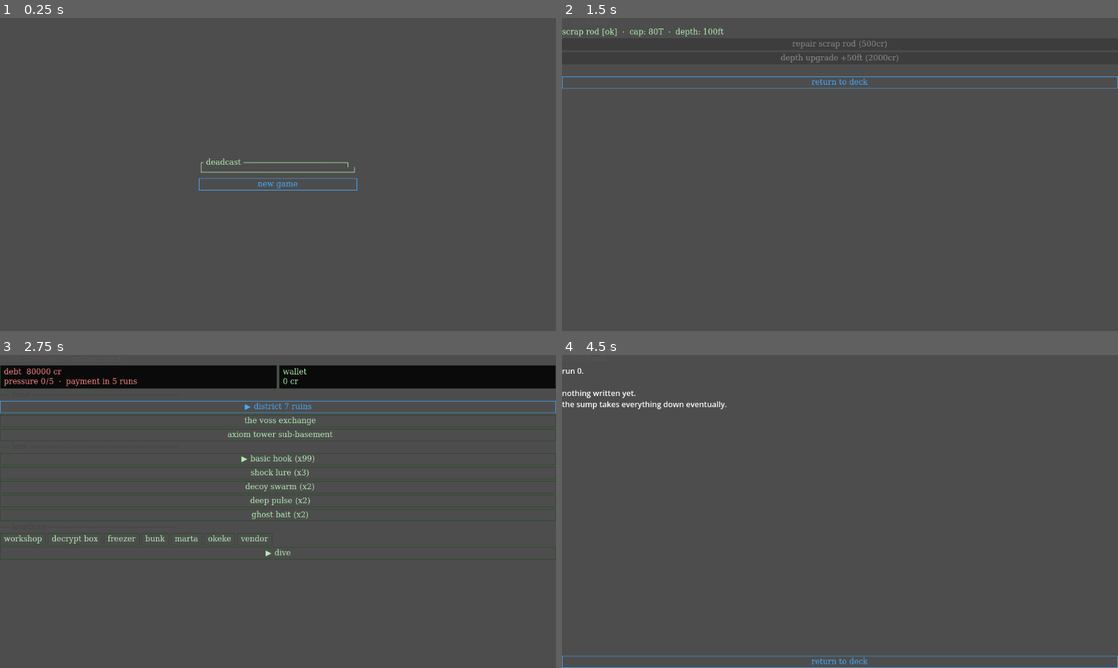
Above: before the commit, frames 1-4 (two rows, left to right).
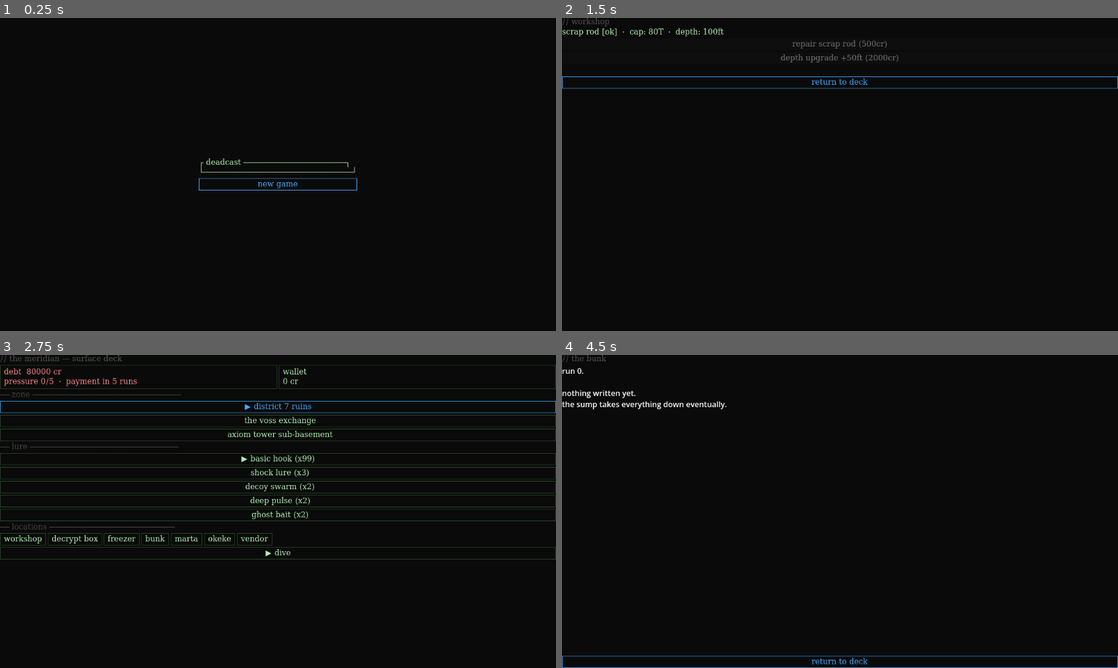
Above: after the commit, the same moments.

Repository: Teeohbee/deadcast
Game: Godot game, scene res://scenes/title_screen/TitleScreen.tscn
Two runs of this game, one before a commit and one after it. Both use one fixed random seed, a clock stepped at 60 frames per second and the inputs below.
Inputs:
- Up to frame 1 (0.25 s): no input
- Up to frame 2 (1.5 s): click "new game" at 0.5 s; click "workshop" at 1.25 s
- Up to frame 3 (2.75 s): click "return to deck" at 2 s
- Up to frame 4 (4.5 s): click "freezer" at 2.75 s; click "return to deck" at 3.5 s; click "bunk" at 4.25 s

The runs differ from the first frame. In frame 1, 100% of the frame differs, in the area x 0-100%, y 0-100%; in frame 2, 100%; in frame 3, 89%; in frame 4, 99%.

Commit message:
fix: black background via apply_background ColorRect in all standalone scenes

Diff:
--- a/autoload/UIStyle.gd
+++ b/autoload/UIStyle.gd
@@ -79,3 +79,11 @@
 
 func apply_label(label: Label, color: Color) -> void:
 	label.add_theme_color_override("font_color", color)
+
+func apply_background(node: Control) -> void:
+	var bg := ColorRect.new()
+	bg.color = COL_BG
+	bg.set_anchors_and_offsets_preset(Control.PRESET_FULL_RECT)
+	bg.mouse_filter = Control.MOUSE_FILTER_IGNORE
+	node.add_child(bg)
+	node.move_child(bg, 0)
--- a/scenes/barge_hub/BargeHub.gd
+++ b/scenes/barge_hub/BargeHub.gd
@@ -28,6 +28,7 @@
 
 func _ready() -> void:
 	self.theme = UIStyle.get_theme()
+	UIStyle.apply_background(self)
 
 	if GameState.pressure_level >= 5:
 		get_tree().change_scene_to_file("res://scenes/barge_hub/GameOver.tscn")
--- a/scenes/barge_hub/Bunk.gd
+++ b/scenes/barge_hub/Bunk.gd
@@ -6,6 +6,7 @@
 
 func _ready() -> void:
 	self.theme = UIStyle.get_theme()
+	UIStyle.apply_background(self)
 	back_button.focus_mode = Control.FOCUS_ALL
 	UIStyle.apply_button(back_button)
 	back_button.text = "return to deck"
--- a/scenes/barge_hub/DecryptBox.gd
+++ b/scenes/barge_hub/DecryptBox.gd
@@ -10,6 +10,7 @@
 
 func _ready() -> void:
 	self.theme = UIStyle.get_theme()
+	UIStyle.apply_background(self)
 	for btn in [load_button, back_button]:
 		btn.focus_mode = Control.FOCUS_ALL
 		UIStyle.apply_button(btn)
--- a/scenes/barge_hub/Freezer.gd
+++ b/scenes/barge_hub/Freezer.gd
@@ -8,6 +8,7 @@
 
 func _ready() -> void:
 	self.theme = UIStyle.get_theme()
+	UIStyle.apply_background(self)
 	for btn in [sell_button, back_button]:
 		btn.focus_mode = Control.FOCUS_ALL
 		UIStyle.apply_button(btn)
--- a/scenes/barge_hub/GameOver.gd
+++ b/scenes/barge_hub/GameOver.gd
@@ -6,6 +6,7 @@
 
 func _ready() -> void:
 	self.theme = UIStyle.get_theme()
+	UIStyle.apply_background(self)
 	UIStyle.apply_label(message_label, UIStyle.COL_DEBT)
 	return_button.focus_mode = Control.FOCUS_ALL
 	UIStyle.apply_button(return_button)
--- a/scenes/barge_hub/MartaTerminal.gd
+++ b/scenes/barge_hub/MartaTerminal.gd
@@ -9,6 +9,7 @@
 
 func _ready() -> void:
 	self.theme = UIStyle.get_theme()
+	UIStyle.apply_background(self)
 	back_button.focus_mode = Control.FOCUS_ALL
 	UIStyle.apply_button(back_button)
 	back_button.text = "disconnect"
--- a/scenes/barge_hub/OkekeShop.gd
+++ b/scenes/barge_hub/OkekeShop.gd
@@ -16,6 +16,7 @@
 
 func _ready() -> void:
 	self.theme = UIStyle.get_theme()
+	UIStyle.apply_background(self)
 	back_button.focus_mode = Control.FOCUS_ALL
 	UIStyle.apply_button(back_button)
 	back_button.text = "see you out there"
--- a/scenes/barge_hub/VendorShop.gd
+++ b/scenes/barge_hub/VendorShop.gd
@@ -20,6 +20,7 @@
 
 func _ready() -> void:
 	self.theme = UIStyle.get_theme()
+	UIStyle.apply_background(self)
 	back_button.focus_mode = Control.FOCUS_ALL
 	UIStyle.apply_button(back_button)
 	back_button.text = "return to deck"
--- a/scenes/barge_hub/Workshop.gd
+++ b/scenes/barge_hub/Workshop.gd
@@ -12,6 +12,7 @@
 
 func _ready() -> void:
 	self.theme = UIStyle.get_theme()
+	UIStyle.apply_background(self)
 	for btn in [repair_button, depth_upgrade_button, back_button]:
 		btn.focus_mode = Control.FOCUS_ALL
 		UIStyle.apply_button(btn)
--- a/scenes/dive_run/CatchEvent.gd
+++ b/scenes/dive_run/CatchEvent.gd
@@ -17,6 +17,7 @@
 
 func _ready() -> void:
 	self.theme = UIStyle.get_theme()
+	UIStyle.apply_background(self)
 	continue_button.focus_mode = Control.FOCUS_ALL
 	UIStyle.apply_button(continue_button)
 	continue_button.pressed.connect(_on_continue_pressed)
--- a/scenes/title_screen/TitleScreen.gd
+++ b/scenes/title_screen/TitleScreen.gd
@@ -9,6 +9,7 @@
 
 func _ready() -> void:
 	self.theme = UIStyle.get_theme()
+	UIStyle.apply_background(self)
 
 	var save_exists := FileAccess.file_exists(GameState.SAVE_PATH)
 	continue_button.visible = save_exists
--- a/scenes/ui/PostRun.gd
+++ b/scenes/ui/PostRun.gd
@@ -11,6 +11,7 @@
 
 func _ready() -> void:
 	self.theme = UIStyle.get_theme()
+	UIStyle.apply_background(self)
 
 	return_button.focus_mode = Control.FOCUS_ALL
 	UIStyle.apply_button(return_button)
